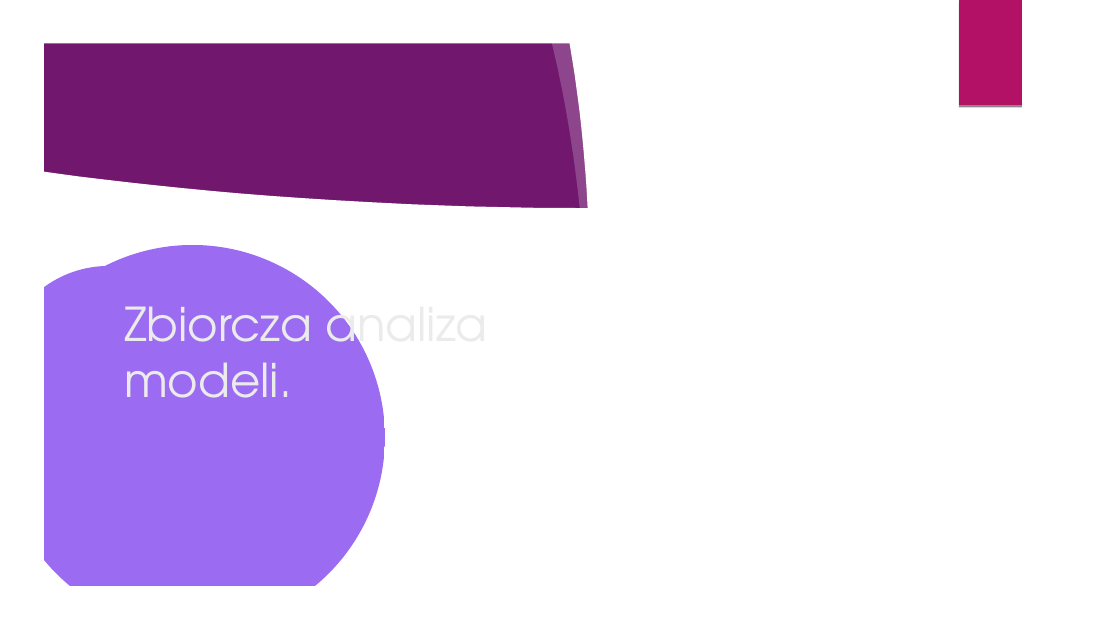
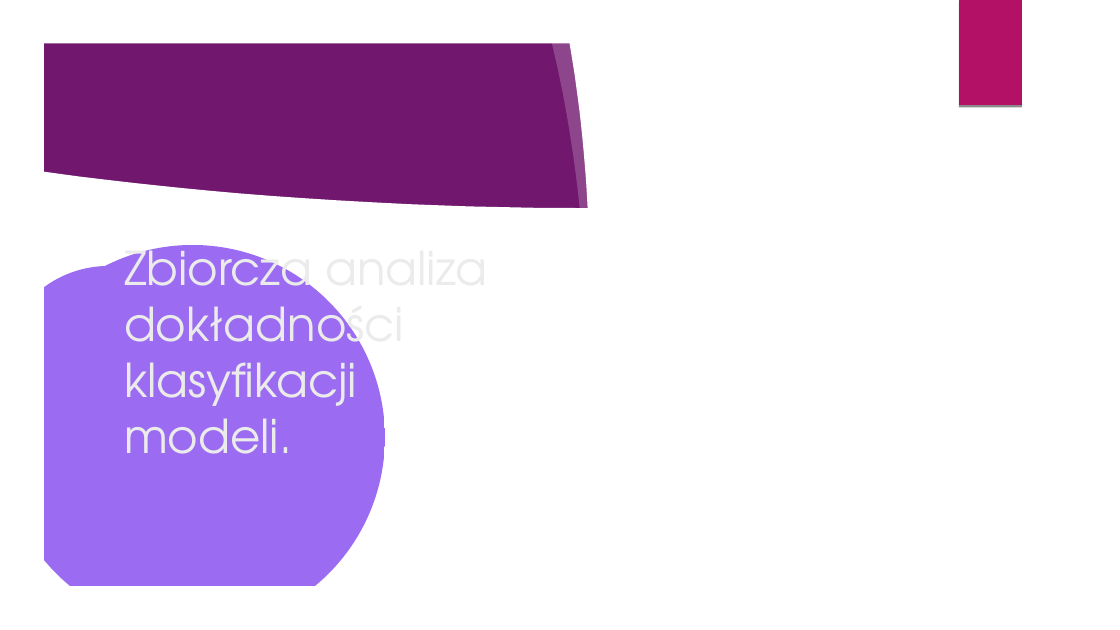
Before and after one commit to Pawel-Tomasz-Nowak/Scientific-collaboration, a slide deck: slide 38 of Prezentacje/prezentacja z ukrojonymi slajdami.odp (slide 41 before the commit). Drawn at 1120x630 pixels with LibreOffice and Linux fonts; fonts in the diff are those of the drawing; background and template pictures are left out. Boxes give left, top, right and bottom in pixels: in the first picture for what was removed or moved away, otherwise in the second. Text is boxed around its words. In the diff, an @@ line names an element or a change of style, - is before the commit and + after.

```diff
--- a/Prezentacje/prezentacja z ukrojonymi slajdami.odp
+++ b/Prezentacje/prezentacja z ukrojonymi slajdami.odp
@@ title at [124,237,487,454]: text changed @@
-Zbiorcza analiza modeli.
+Zbiorcza analiza dokładności klasyfikacji modeli.
```
Also in this commit, not shown: 24 other slides changed, 5 slides added, 11 slides removed, 3 other files.
